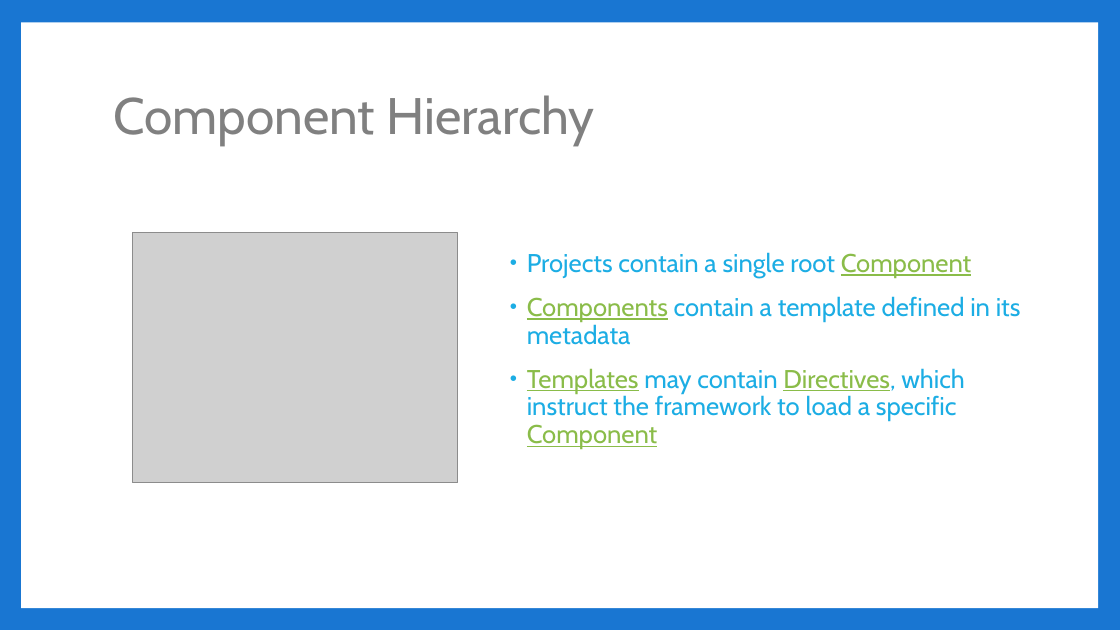
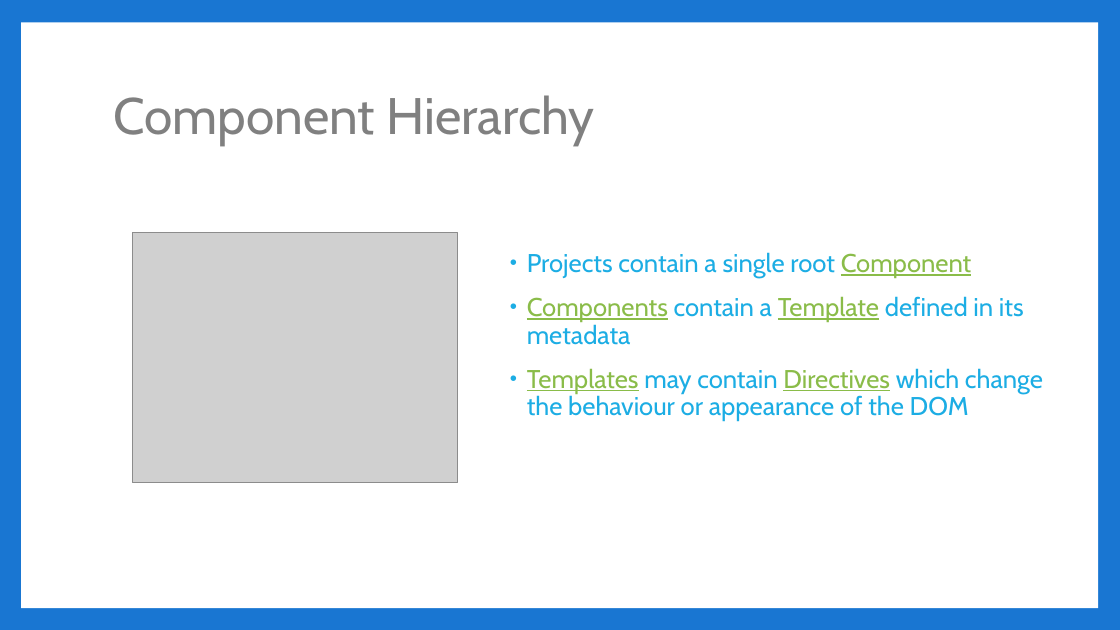
Before and after one commit to jbicks/angular2-demo, a slide deck: slide 4 of Angular2.pptx. Drawn at 1120x630 pixels with LibreOffice and Linux fonts; fonts in the diff are those of the drawing; grey boxes stand for pictures. Boxes give left, top, right and bottom in pixels: in the first picture for what was removed or moved away, otherwise in the second. Text is boxed around its words. In the diff, an @@ line names an element or a change of style, - is before the commit and + after.

```diff
--- a/Angular2.pptx
+++ b/Angular2.pptx
@@ text at (527,296,1043,421): text changed @@
-• Components contain a template defined in its metadata
-• Templates may contain Directives, which instruct the framework to load a specific Component
+• Components contain a Template defined in its metadata
+• Templates may contain Directives which change the behaviour or appearance of the DOM
```
Also in this commit, not shown: 9 other slides changed, 1 slide added, 3 slides removed.
